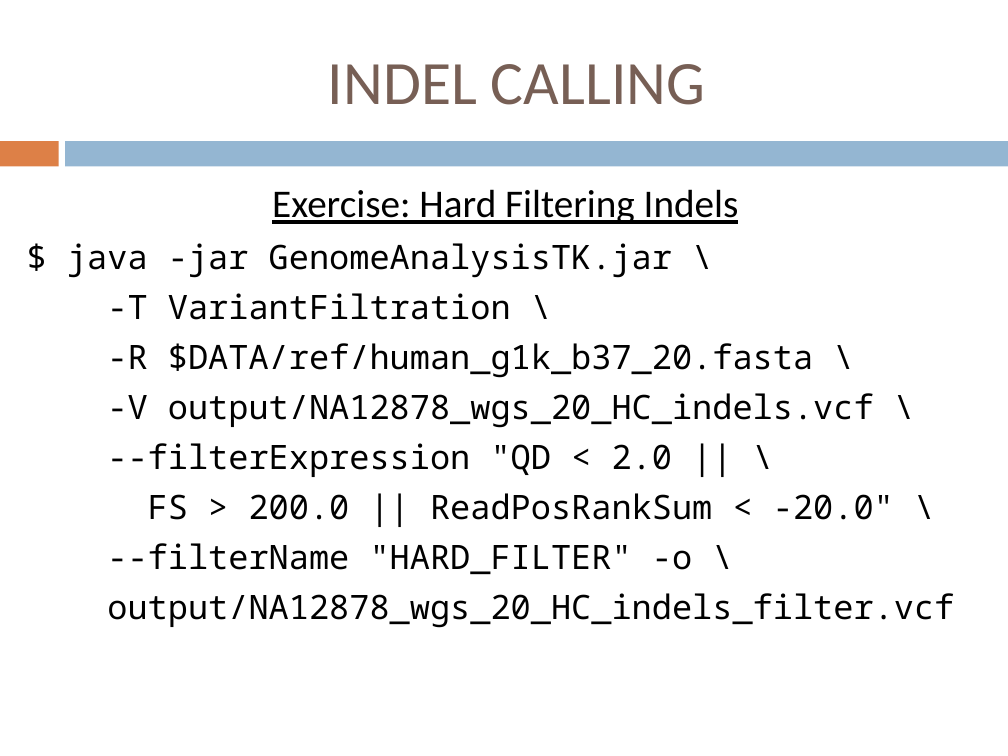
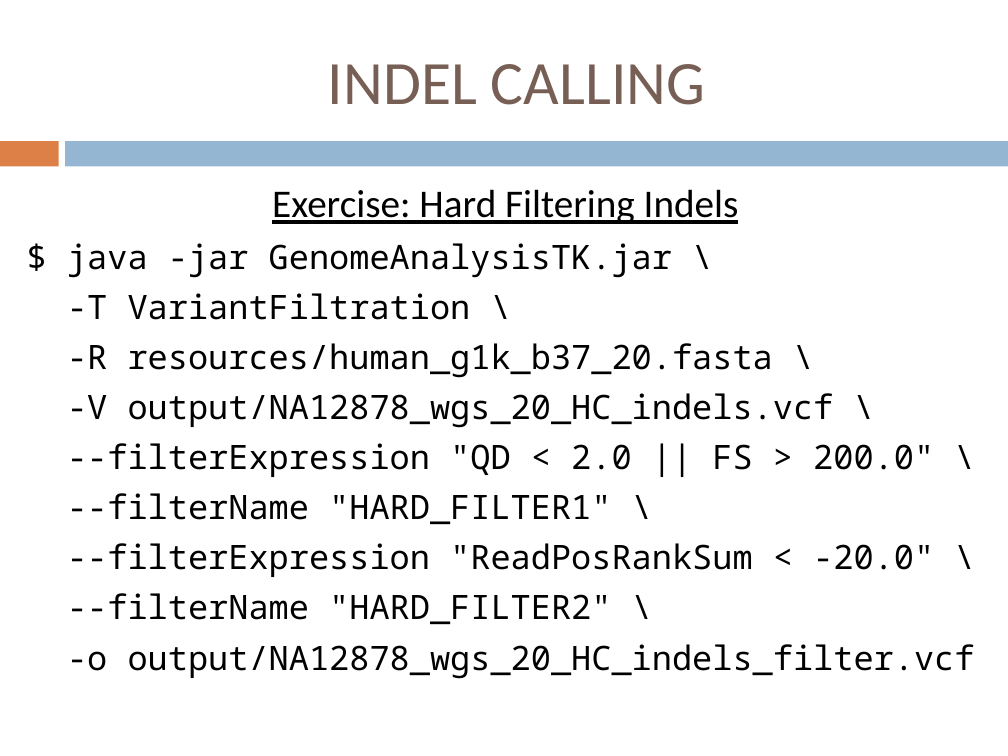
Before and after one commit to jdidion/OpenBioinformaticsWorkshops, a slide deck: slide 12 of development/AdvancedDNASeq/slides/Part2_Indels.pptx. Drawn at 1008x756 pixels with LibreOffice and Linux fonts; fonts in the diff are those of the drawing. Boxes give left, top, right and bottom in pixels: in the first picture for what was removed or moved away, otherwise in the second. Text is boxed around its words. In the diff, an @@ line names an element or a change of style, - is before the commit and + after.

Commit message:
update slides

```diff
--- a/development/AdvancedDNASeq/slides/Part2_Indels.pptx
+++ b/development/AdvancedDNASeq/slides/Part2_Indels.pptx
@@ text at [67,343,773,378]: text changed @@
--R $DATA/ref/human_g1k_b37_20.fasta \
+-R resources/human_g1k_b37_20.fasta \
@@ text at [67,443,975,679]: text changed @@
---filterExpression "QD < 2.0 || \
-FS > 200.0 || ReadPosRankSum < -20.0" \
---filterName "HARD_FILTER" -o \
-output/NA12878_wgs_20_HC_indels_filter.vcf
+--filterExpression "QD < 2.0 || FS > 200.0" \
+--filterName "HARD_FILTER1" \
+--filterExpression "ReadPosRankSum < -20.0" \
+--filterName "HARD_FILTER2" \
+-o output/NA12878_wgs_20_HC_indels_filter.vcf
```
Also in this commit, not shown: 1 other slide changed, 3 other files.
